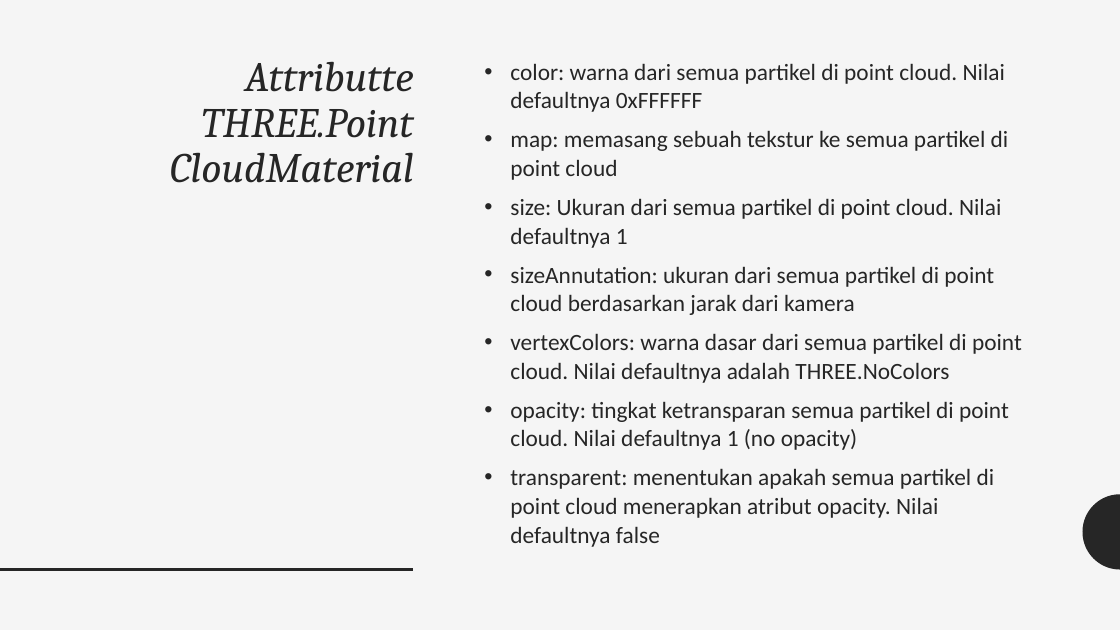
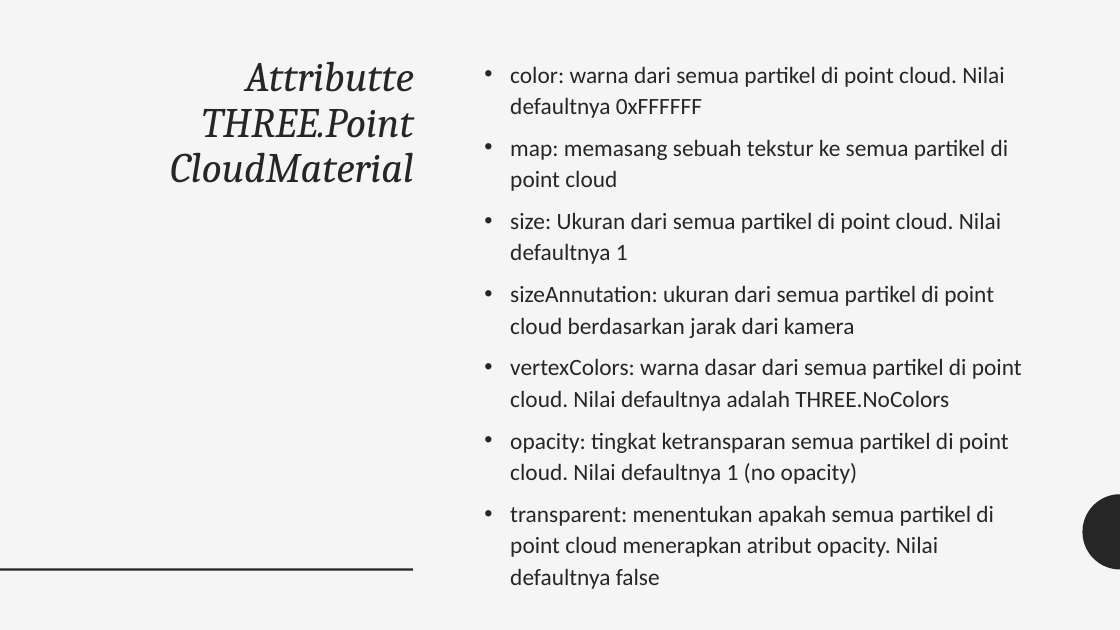
Before and after one commit to grafkom-d-if-its-2019/threejs-presentation-yolo, a slide deck: slide 6 of presentation/Particles, Sprites, and the Point Cloud.pptx (slide 4 before the commit). Drawn at 1120x630 pixels with LibreOffice and Linux fonts; fonts in the diff are those of the drawing. Boxes give left, top, right and bottom in pixels: in the first picture for what was removed or moved away, otherwise in the second. Text is boxed around its words. In the diff, an @@ line names an element or a change of style, - is before the commit and + after.

```diff
--- a/presentation/Particles, Sprites, and the Point Cloud.pptx
+++ b/presentation/Particles, Sprites, and the Point Cloud.pptx
@@ text "color: warna dari semua partikel ..." at <box>510,66,1022,585</box>: line spacing 1.02 to 1.12 @@
```
Also in this commit, not shown: 11 other slides changed, 6 slides added.
